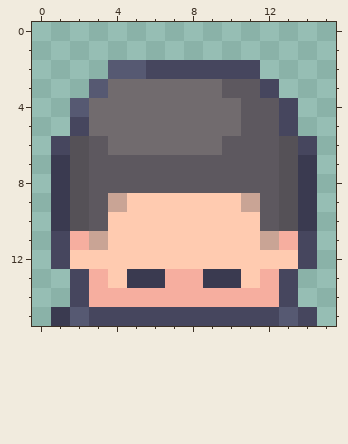
Two versions of one pixel-art sprite, assets/graphics/heads/bob.png. Above, as it was before the edit.
The file is 16x16 pixels.
After the commit:
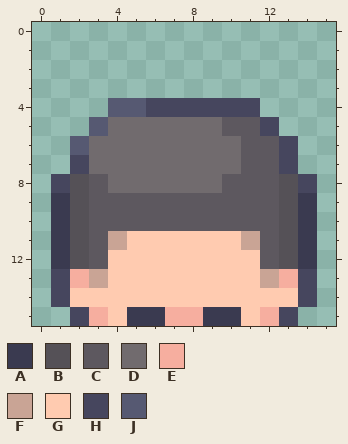
Palette (. is transparent): A #3a3a50  B #555157  C #5d585f  D #716b6e  E #f6ae9f  F #c9a495  G #ffcbb0  H #46465e  J #565972
The exact change:
@@ x 0..15 @@
  1 ................
- 2 ....JJHHHHHH....
- 3 ...JDDDDDDCCH...
- 4 ..JDDDDDDDDCCH..
- 5 ..HDDDDDDDDCCH..
- 6 .HBCDDDDDDCCCBH.
- 7 .ABCCCCCCCCCCBA.
- 8 .ABCCCCCCCCCCBA.
- 9 .ABCFGGGGGGFCBA.
-10 .ABCGGGGGGGGCBA.
-11 .HEFGGGGGGGGFEH.
-12 .HGGGGGGGGGGGGH.
-13 ..HEGAAEEAAGEH..
-14 ..HEEEEEEEEEEH..
-15 .AJHHHHHHHHHHJH.
+ 2 ................
+ 3 ................
+ 4 ....JJHHHHHH....
+ 5 ...JDDDDDDCCH...
+ 6 ..JDDDDDDDDCCH..
+ 7 ..HDDDDDDDDCCH..
+ 8 .HBCDDDDDDCCCBH.
+ 9 .ABCCCCCCCCCCBA.
+10 .ABCCCCCCCCCCBA.
+11 .ABCFGGGGGGFCBA.
+12 .ABCGGGGGGGGCBA.
+13 .HEFGGGGGGGGFEH.
+14 .HGGGGGGGGGGGGH.
+15 ..HEGAAEEAAGEH..
Pixel boxes of the changes (left, top, right, bottom) in both pictures:
changed: (51, 60, 317, 326)
